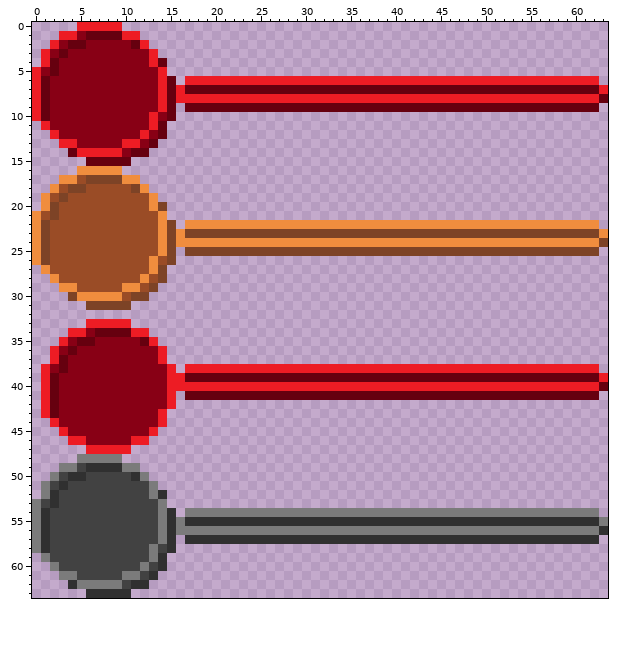
One commit to this pixel-art sprite: Examples/GUI/SliderHorizontal.png. That is the earlier state.
The file is 64x64 pixels.
The result:
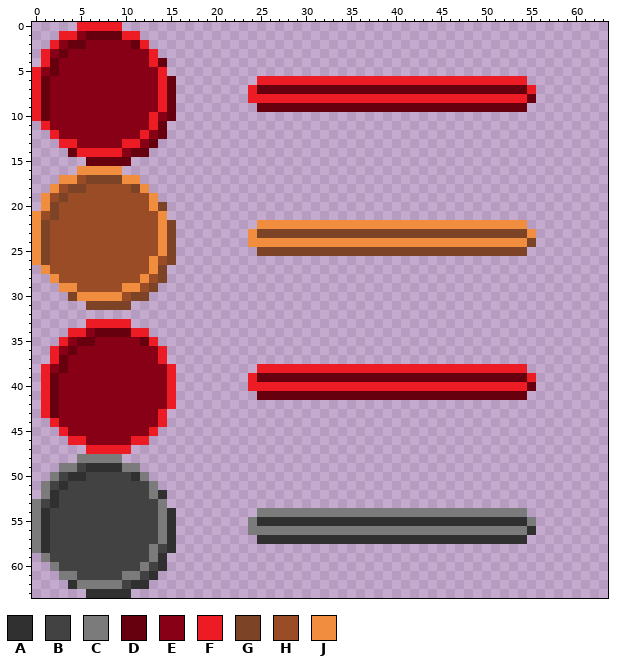
Palette (. is transparent): A #303030  B #424242  C #7b7b7b  D #66000f  E #880015  F #ed1c24  G #7d4326  H #9a4c26  J #f08d3e
The exact change:
y 6: x 17..24 FFFFFFFF -> ........; x 55..62 FFFFFFFF -> ........
y 7: x 16..24 FDDDDDDDD -> ........F; x 55..63 DDDDDDDDF -> F........
y 8: x 16..23 FFFFFFFF -> ........; x 55..63 FFFFFFFFD -> D........
y 9: x 17..24 DDDDDDDD -> ........; x 55..62 DDDDDDDD -> ........
y 22: x 17..24 JJJJJJJJ -> ........; x 55..62 JJJJJJJJ -> ........
y 23: x 16..24 JGGGGGGGG -> ........J; x 55..63 GGGGGGGGJ -> J........
y 24: x 16..23 JJJJJJJJ -> ........; x 55..63 JJJJJJJJG -> G........
y 25: x 17..24 GGGGGGGG -> ........; x 55..62 GGGGGGGG -> ........
y 38: x 17..24 FFFFFFFF -> ........; x 55..62 FFFFFFFF -> ........
y 39: x 16..24 FDDDDDDDD -> ........F; x 55..63 DDDDDDDDF -> F........
y 40: x 16..23 FFFFFFFF -> ........; x 55..63 FFFFFFFFD -> D........
y 41: x 17..24 DDDDDDDD -> ........; x 55..62 DDDDDDDD -> ........
y 54: x 17..24 CCCCCCCC -> ........; x 55..62 CCCCCCCC -> ........
y 55: x 16..24 CAAAAAAAA -> ........C; x 55..63 AAAAAAAAC -> C........
y 56: x 16..23 CCCCCCCC -> ........; x 55..63 CCCCCCCCA -> A........
y 57: x 17..24 AAAAAAAA -> ........; x 55..62 AAAAAAAA -> ........
Pixel boxes of the changes (left, top, right, bottom) in both pictures:
changed: (176, 76, 257, 112)
changed: (527, 76, 608, 112)
changed: (176, 220, 257, 256)
changed: (527, 220, 608, 256)
changed: (176, 364, 257, 400)
changed: (527, 364, 608, 400)
changed: (176, 508, 257, 544)
changed: (527, 508, 608, 544)
